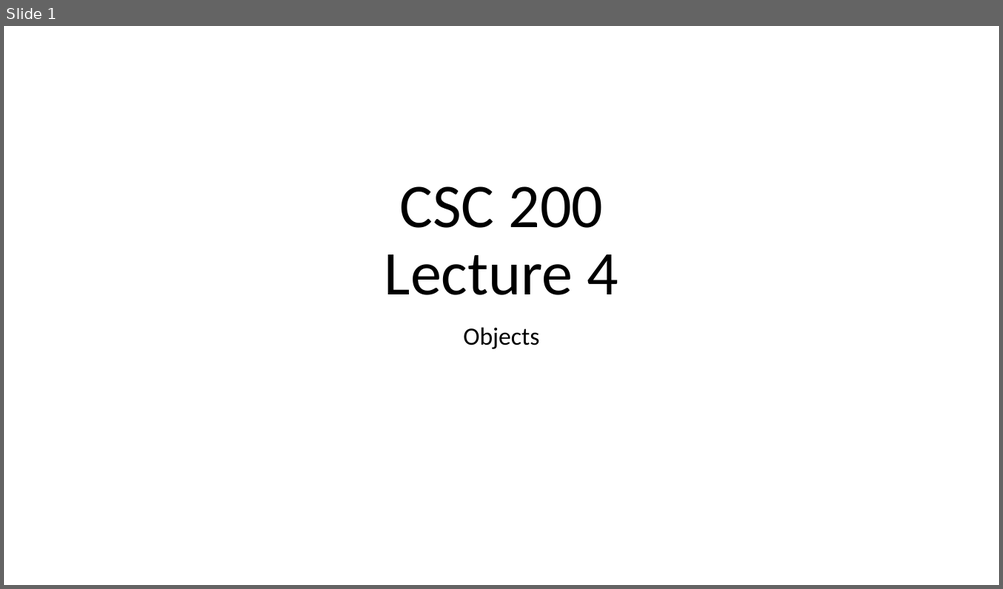
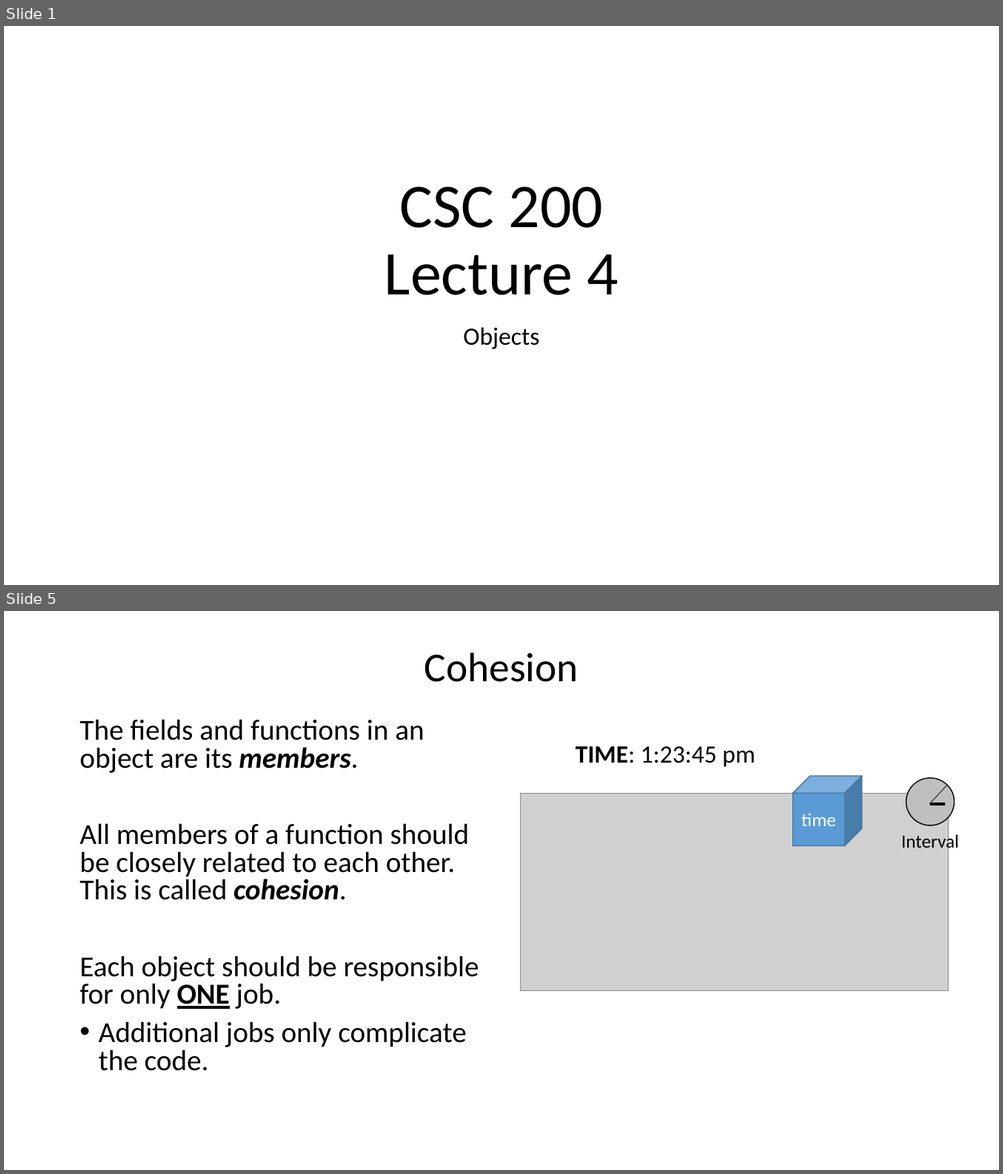
Before and after one commit to bsdillon/cs200_Spring2020, a slide deck: Lecture/Lect4-Objects.pptx. Shown one above the other, each under a label of ours: slide 1 before the commit, slides 1 and 5 after it; the slides between them are not shown. The pictures are 1003x589 and 1003x1174 pixels, drawn with LibreOffice and Linux fonts; fonts in the diff are those of the drawing; grey boxes stand for pictures. Boxes give left, top, right and bottom in pixels: in the first picture for what was removed or moved away, otherwise in the second. Text is boxed around its words. In the diff, an @@ line names an element or a change of style, - is before the commit and + after.

```diff
--- a/Lecture/Lect4-Objects.pptx
+++ b/Lecture/Lect4-Objects.pptx
@@ slide 5 added at <box>4,611,999,1170</box>, background #FFFFFF @@
@@ title added at <box>424,652,578,682</box>, 39.6 pt, text #000000 @@
+Cohesion
@@ text added at <box>79,719,479,1071</box>, 28 pt, text #000000 @@
+The fields and functions in an object are its members.
+All members of a function should be closely related to each other. This is called cohesion.
+Each object should be responsible for only ONE job.
+• Additional jobs only complicate the code.
@@ text added at <box>575,746,754,767</box>, 24 pt, text #000000 @@
+TIME: 1:23:45 pm
@@ cube added at <box>793,776,861,846</box>, fill #5B9BD5, outline #43739E 1 pt, 18 pt, text #FFFFFF @@
+time
@@ ellipse added at <box>906,778,955,826</box>, fill #BFBFBF, outline #000000 1 pt @@
@@ line added from (929, 804) to (947, 785), #000000 0.5 pt @@
@@ picture added at <box>521,794,948,991</box> @@
@@ line added from (930, 804) to (945, 804), #000000 3 pt @@
@@ text added at <box>901,832,959,852</box>, 18 pt, text #000000 @@
+Interval
```
Also in this commit, not shown: 11 other slides added, 1 slide removed.
